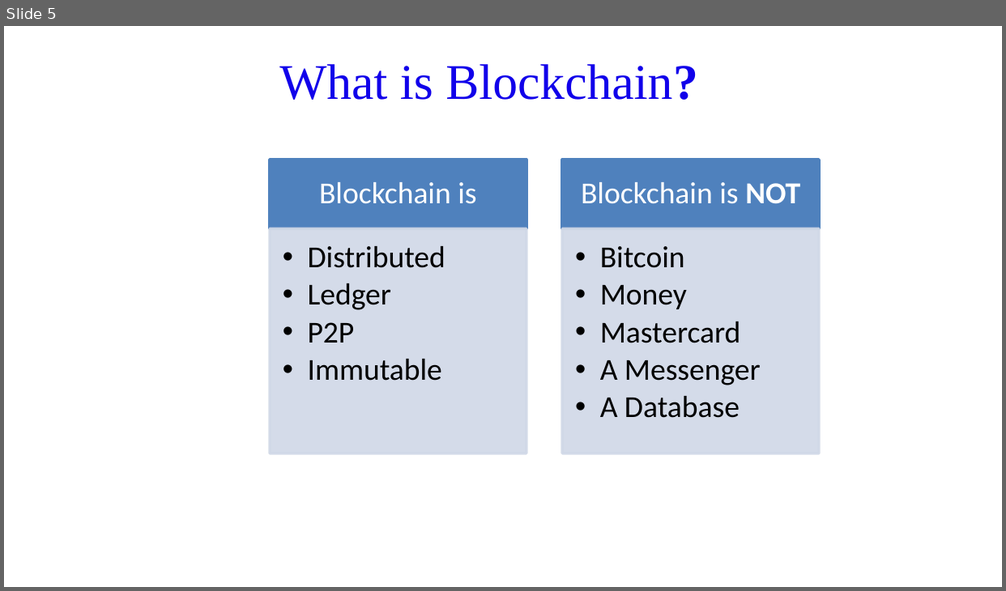
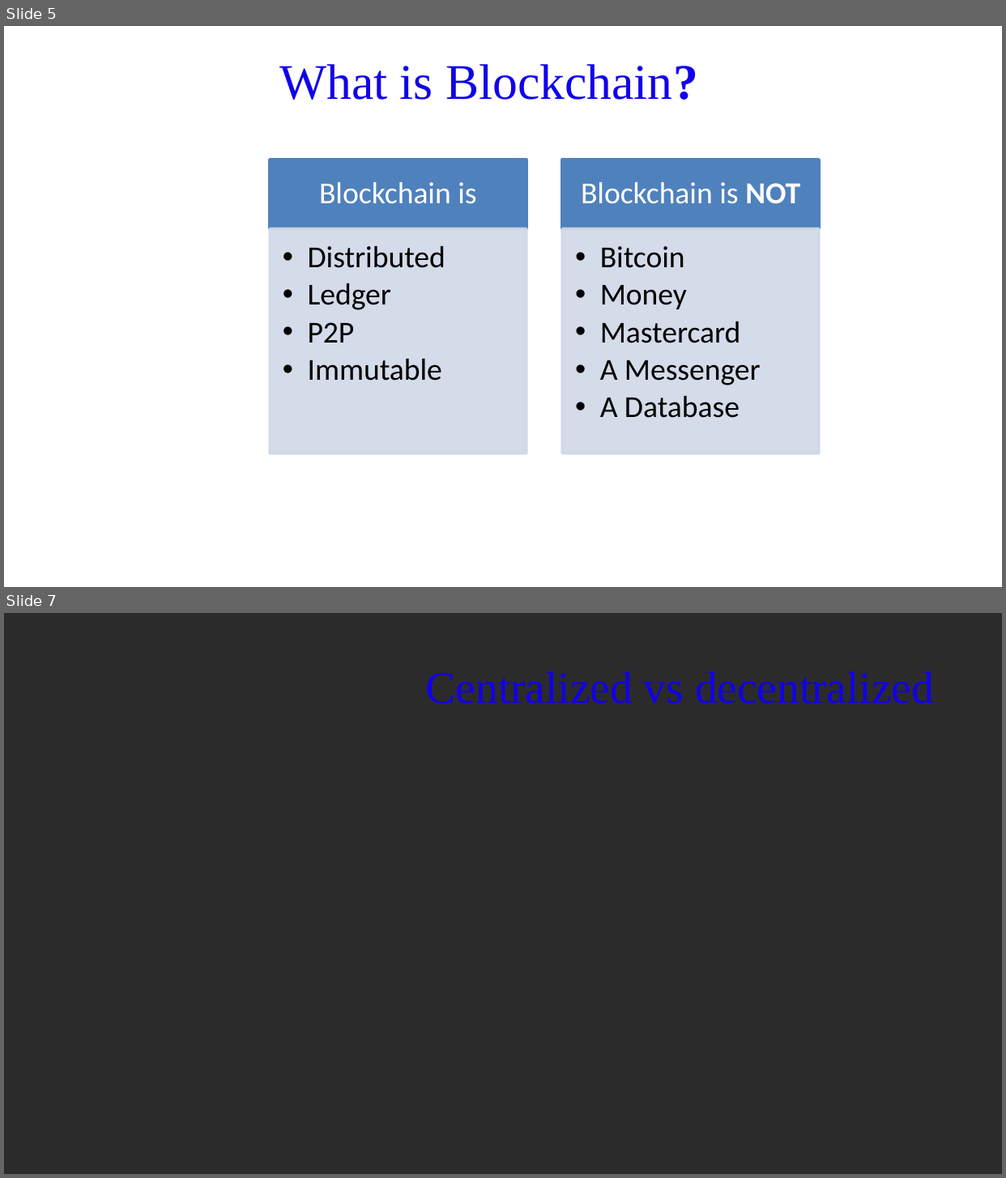
Before and after one commit to FIVIL/KtuPresentation, a slide deck: Blockchain 101.pptx. Shown one above the other, each under a label of ours: slide 5 before the commit, slides 5 and 7 after it; the slides between them are not shown. The pictures are 1006x591 and 1006x1178 pixels, drawn with LibreOffice and Linux fonts; fonts in the diff are those of the drawing; background and template pictures are left out; a plain dark background stands for a picture behind light text. Boxes give left, top, right and bottom in pixels: in the first picture for what was removed or moved away, otherwise in the second. Text is boxed around its words. In the diff, an @@ line names an element or a change of style, - is before the commit and + after.

```diff
--- a/Blockchain 101.pptx
+++ b/Blockchain 101.pptx
@@ slide 7 added at (4, 613, 1002, 1174), background picture (left out) @@
@@ title added at (426, 671, 934, 704), 32.4 pt, text #1100EA @@
+Centralized vs decentralized
```
Also in this commit, not shown: 1 other slide added.
